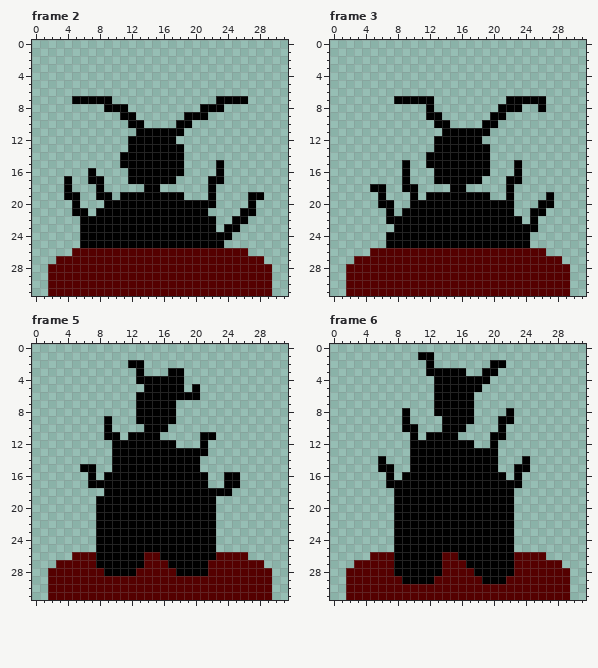
A pixel-art file gets an edit: Assets/audience.aseprite. That is the earlier state.
32x32 pixels, 9 frames. Shown: frame 2, frame 3, frame 5, frame 6. The commit also changed other frames, which this record leaves out.
New version:
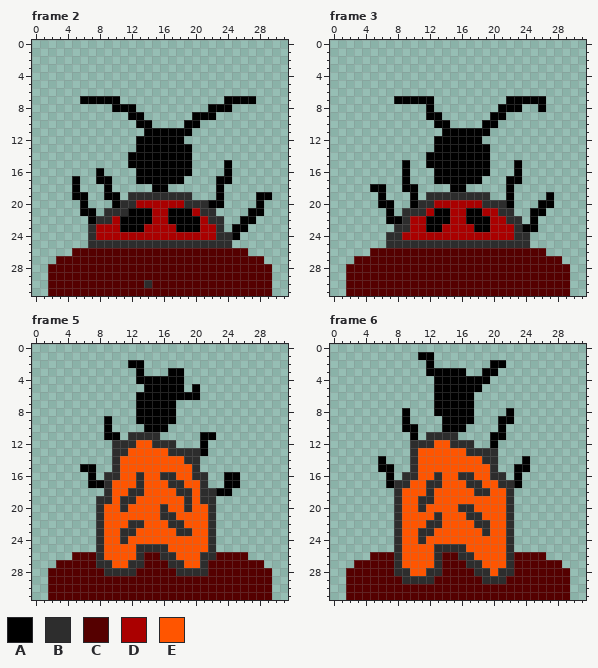
Palette (. is transparent): A #000000  B #2d2d2d  C #550000  D #aa0000  E #ff5500
The edit:
Changed rows in their new state; - is an unchanged pixel.
Frame 2, layer "Layer 2":
first column x 4:
 7 -.----A------------.---A--
 8 -----.--A--------.--A-----
 9 -------.-A-----.--A-------
10 --------.-A---.-A---------
11 ---------.-----A----------
12 --------.-----A-----------
13 --------.------A----------
14 -------.-------A----------
15 -------.-------A---.A-----
16 ---.A---.------A---.A-----
17 .A-.-A--.-----A---.-A-----
18 .A--.A----.-A-----.A------
19 .-A-.-A.BBBBBBBB--.A---.-A
20 -.A--.-BBDDDDDDBBB-A---.A-
21 -.-A.BBB---DD---DBB---.-A-
22 --.-BBD----DD----DBB-.-A--
23 --.BDDD---DDDD---DDB.-A---
24 --.BDDDDDDDDDDDDDDDBBA----
25 --.BBBBBBBBBBBBBBBBBB-----
first column x 14:
30 B
Frame 3, layer "Layer 2":
first column x 7:
19 -----BBBBBBBB-----
20 ----BBDDDDDDBBB---
21 --BBBD--DD--DDBB--
22 --BDD---DD---DDBB-
23 -BBDD--DDDD--DDDB-
24 BBDDDDDDDDDDDDDDBB
25 BBBBBBBBBBBBBBBBBB
Frame 5, layer "Layer 2":
first column x 8:
11 ----BBBB-------
12 --BBBEEBBB-----
13 --BBEEEEEBBBB--
14 --BEEEEEEEEBB--
15 --BEEEEEEEEEB--
16 -BBEEBEEBBEEBB-
17 -BEEEBEEEBBEEB-
18 -BEEBBEEEEBBEBB
19 BBEBBEEEEEEBEBB
20 BEEBEEEEBEEBEEB
21 BEEEEEEEBBEEEEB
22 BEEEBBEEEBBEEEB
23 BEEBBEEEEEBBEEB
24 BEEBEEEEEEEEEEB
25 BEEEEBBBBEEEEEB
26 BEEEEB--BBEEEBB
27 BBEEBB---BBEEB-
28 -BBBB-----BBBB-
Frame 6, layer "Layer 2":
first column x 8:
11 ----BBBB-------
12 --BBBEEBBB-----
13 --BEEEEEEBBBB--
14 --BEEEEEEEEBB--
15 --BEEEEEEEEEB--
16 -BBEEBEEBBEEBB-
17 BBEEBBEEEBBEEBB
18 BEEEBEEEEEBBEEB
19 BEEBBEEEEEEEEEB
20 BEEBEEEEBBEEEEB
21 BEEEEBEEEBBEEEB
22 BEEEBBEEEEBBEEB
23 BEEBBEEEEEEBEEB
24 BEEBEEEEEEEEEEB
25 BEEEEBBBBEEEEEB
26 BEEEEB--BBEEEEB
27 BEEEEB---BBEEEB
28 BBEEBB----BBEBB
29 -BBBB------BBB-
